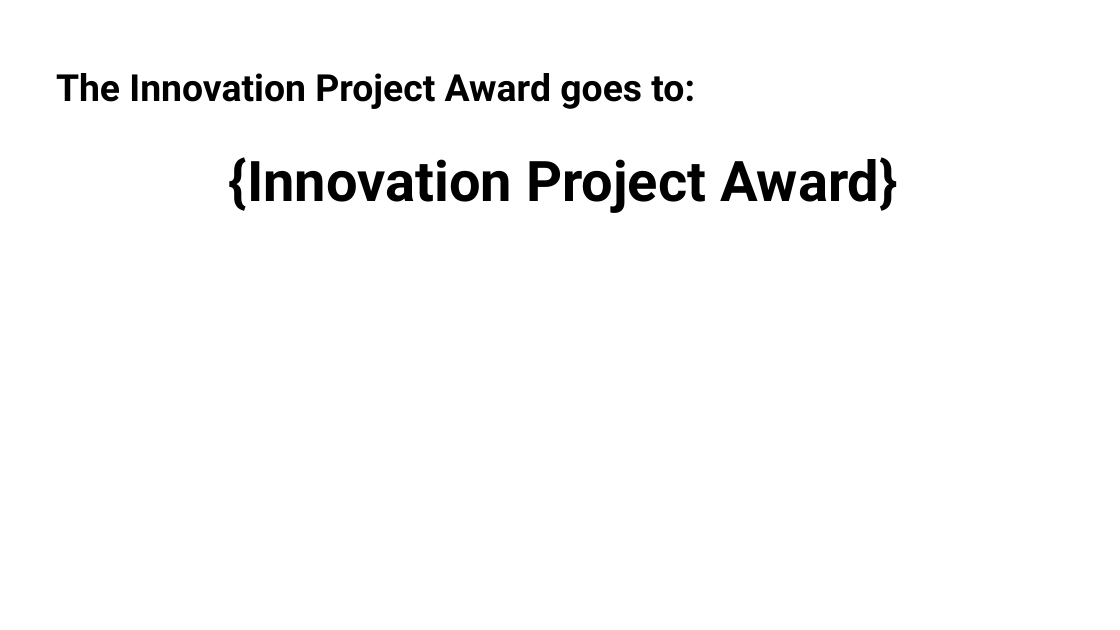
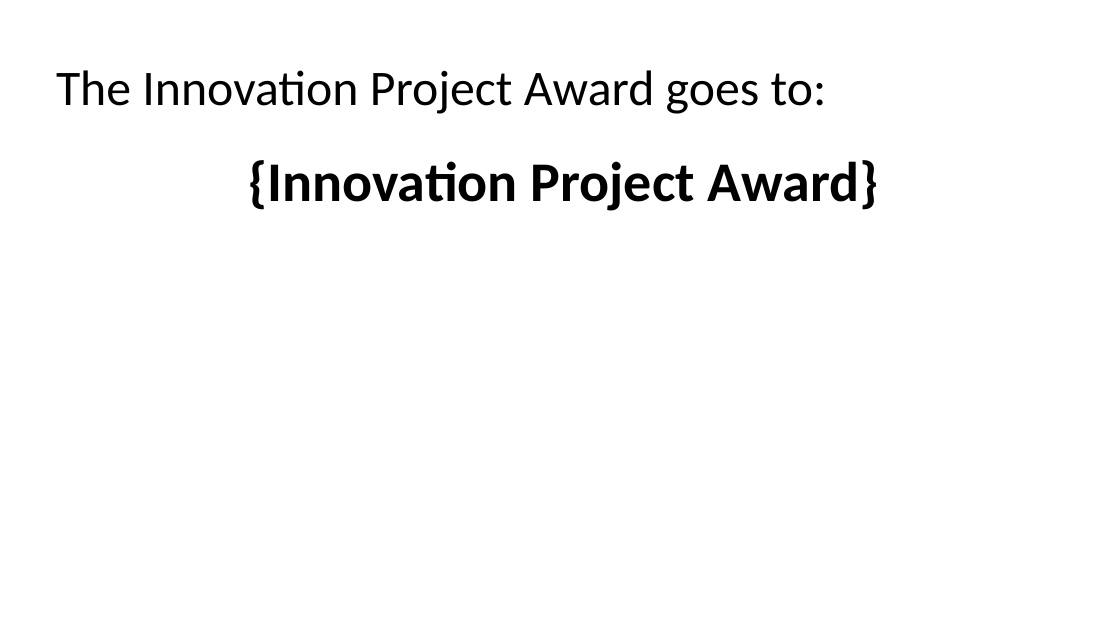
Before and after one commit to bpmerkel/FLLSlides, a slide deck: slide 27 of Api/Templates/Awards Ceremony - Full.pptx. Drawn at 1120x630 pixels with LibreOffice and Linux fonts; fonts in the diff are those of the drawing; background and template pictures are left out. Boxes give left, top, right and bottom in pixels: in the first picture for what was removed or moved away, otherwise in the second. Text is boxed around its words. In the diff, an @@ line names an element or a change of style, - is before the commit and + after.

Commit message:
Update PowerPoint files for Awards Ceremony
Modified binary content in "Awards Ceremony - Full.pptx" and "Awards Ceremony - Short.pptx". No specific text or code changes were detailed in the diff output.

```diff
--- a/Api/Templates/Awards Ceremony - Full.pptx
+++ b/Api/Templates/Awards Ceremony - Full.pptx
@@ title "The Innovation Project Award goes ..." at <box>56,70,827,114</box>: size 24 to 32 pt, font Roboto to Calibri, bold off @@
@@ text "{Innovation Project Award}" at <box>248,160,879,211</box>: font Roboto to Calibri @@
```
Also in this commit, not shown: 41 other slides changed, 1 other file.
